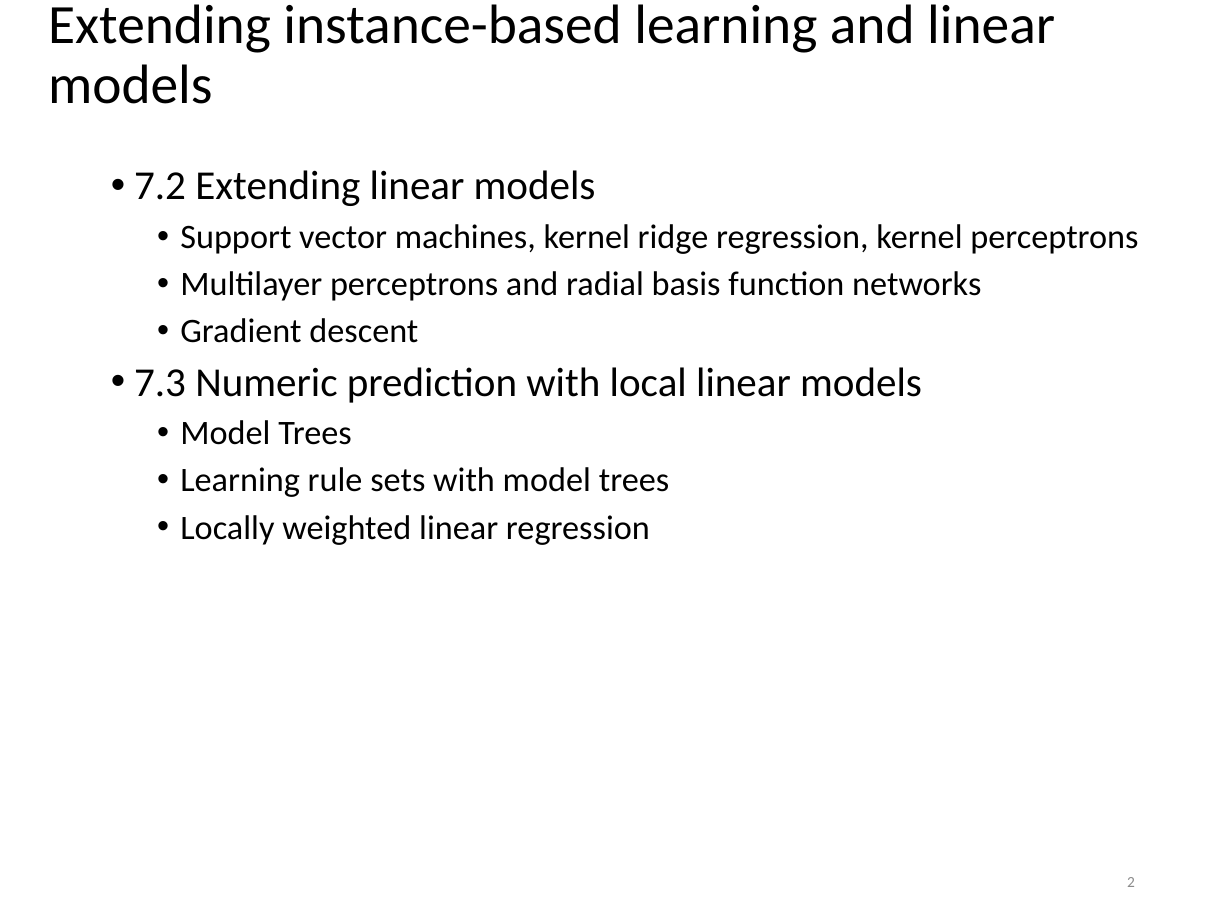
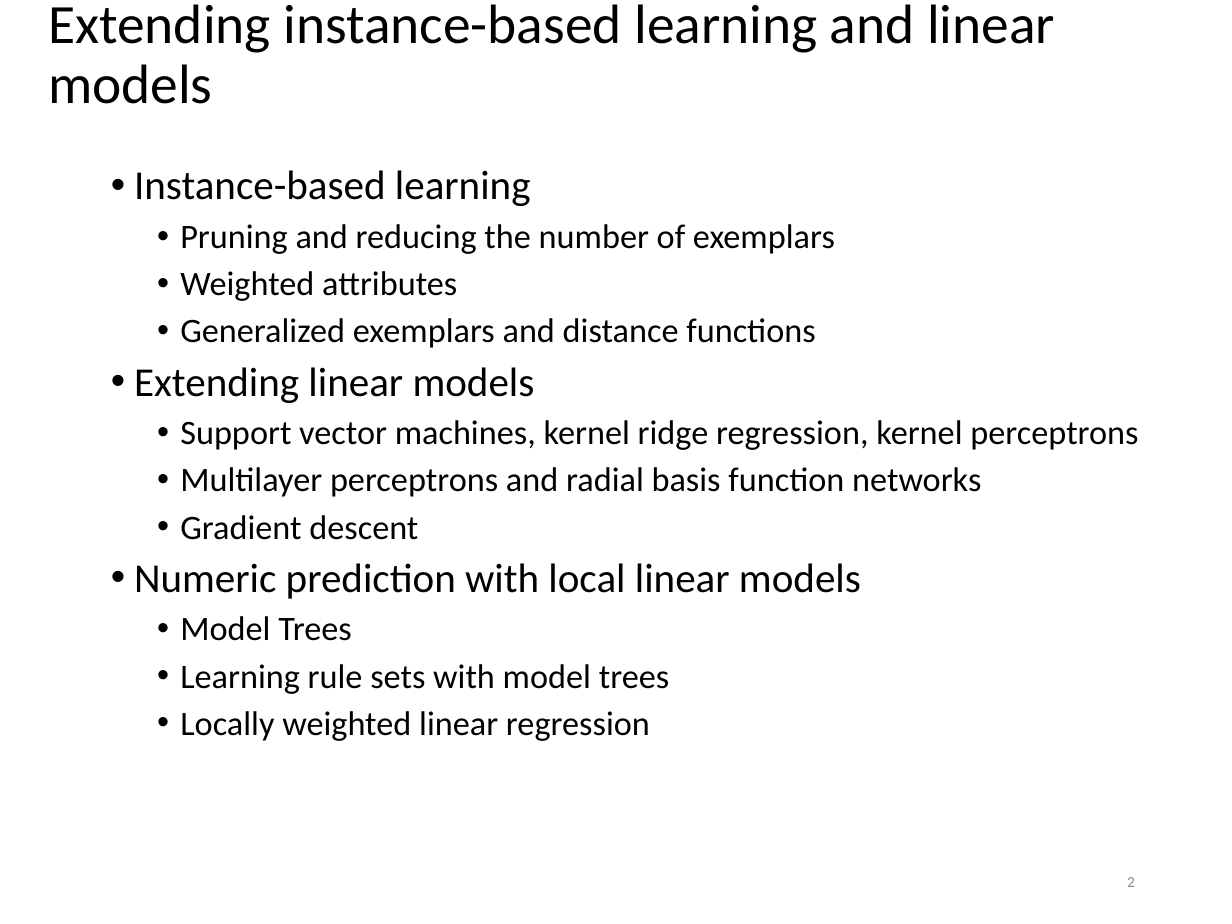
Before and after one commit to khaledmrasheed/khaledmrasheed.github.io, a slide deck: slide 2 of DMcourse/Chapter7.pptx. Drawn at 1232x924 pixels with LibreOffice and Linux fonts; fonts in the diff are those of the drawing. Boxes give left, top, right and bottom in pixels: in the first picture for what was removed or moved away, otherwise in the second. Text is boxed around its words. In the diff, an @@ line names an element or a change of style, - is before the commit and + after.

```diff
--- a/DMcourse/Chapter7.pptx
+++ b/DMcourse/Chapter7.pptx
@@ text at (134, 170, 835, 403): text changed; size 24 to 20 pt @@
-• 7.2 Extending linear models
+• Instance-based learning
+  • Pruning and reducing the number of exemplars
+  • Weighted attributes
+  • Generalized exemplars and distance functions
+• Extending linear models
@@ text at (134, 563, 861, 599): text changed @@
-• 7.3 Numeric prediction with local linear models
+• Numeric prediction with local linear models
```
Also in this commit, not shown: 1 other slide changed, 10 slides added.
